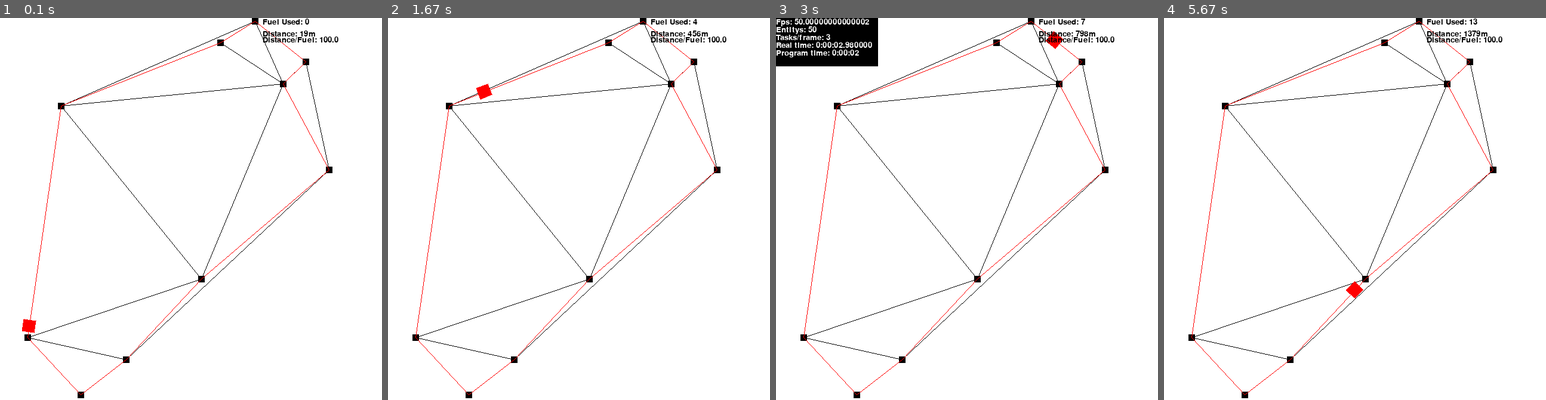
Above: before the commit, frames 1-4 (left to right).
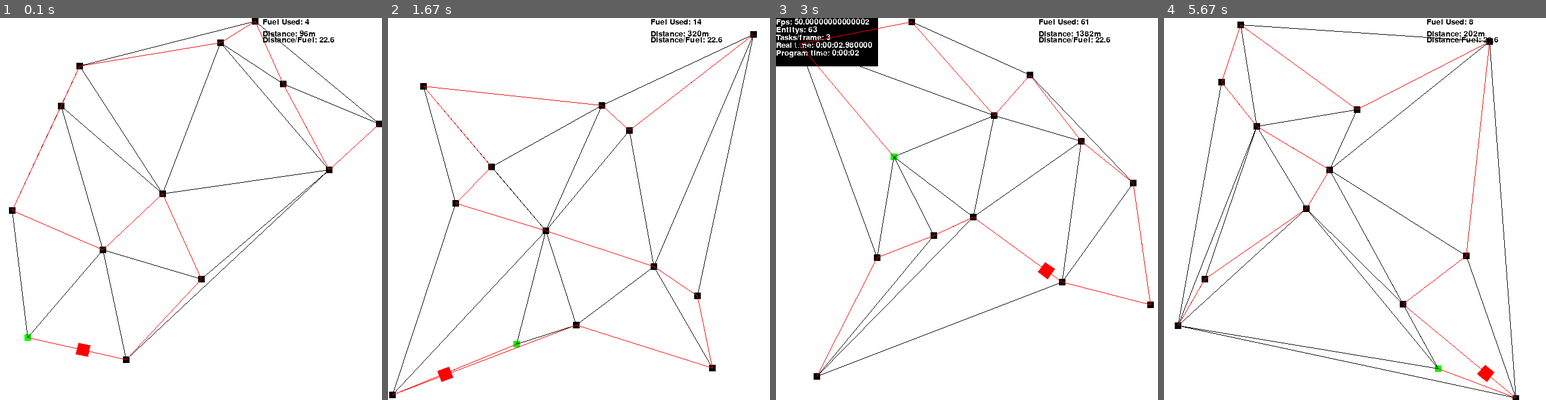
Above: after the commit, the same moments.

Repository: freshollie/ECU178A4
Game: pygame game, started from Main.py
The game is run twice, just before and just after one commit, with the same random seed, the same clock (stepped at 60 frames per second) and the same inputs.
Inputs (mouse positions are in pixels of both pictures, inside the frame that each line leads up to):
- Up to frame 1 (0.1 s): no input
- Up to frame 2 (1.67 s): hold D 0.33-0.8 s; move the mouse to (563, 228) at 0.37 s; hold D 0.83-1.3 s; hold A from 1.33 s (still down)
- Up to frame 3 (3 s): release A at 1.87 s; hold A 1.9-2.3 s; hold D 2.33-2.97 s
- Up to frame 4 (5.67 s): hold A 3-3.47 s; hold D 3.5-3.97 s; hold D 4-4.47 s; hold A 4.5-5.03 s; hold A 5.07-5.47 s; hold D from 5.5 s (still down)

The runs differ from the first frame. In frame 1, 2.1% of the frame differs, in the area x 2-100%, y 0-100%; in frame 2, 3.1%; in frame 3, 3.1%; in frame 4, 3.5%, in the area x 2-93%, y 0-100%.

Commit message:
Main simulation done. Looks around the shops and then goes to the shops it needs to and goes home.

Diff:
--- a/Main.py
+++ b/Main.py
@@ -11,6 +11,32 @@
 
 FPS = 50
 
+def dot(vA, vB):
+    return vA[0]*vB[0]+vA[1]*vB[1]
+
+def ang(p1, p2, p3, p4):
+    # Get nicer vector form
+    vA = [(p1[0]-p2[0]), (p1[1]-p2[1])]
+    vB = [(p3[0]-p4[0]), (p3[1]-p4[1])]
+    # Get dot prod
+    dot_prod = dot(vA, vB)
+    # Get magnitudes
+    magA = dot(vA, vA)**0.5
+    magB = dot(vB, vB)**0.5
+    # Get cosine value
+    cos_ = dot_prod/magA/magB
+    # Get angle in radians and then convert to degrees
+    angle = math.acos(dot_prod/magB/magA)
+    # Basically doing angle <- angle mod 360
+    ang_deg = math.degrees(angle)%360
+
+    if ang_deg-180>=0:
+        # As in if statement
+        return 360 - ang_deg
+    else:
+
+        return ang_deg
+
 def find_intersection(p0, p1, p2, p3):
     """
     Find intersection takes the start and end points of 2 lines and
@@ -102,7 +128,7 @@
         return self.__str__()
 
     def __str__(self):
-        return str(self.getPos())
+        return "Shop(%s)" %(self.getPos())
     #def render(self, renderer):
      #   Rectangle.render(self, renderer)
 
@@ -129,10 +155,32 @@
 
         for shop in self.shopDict:
             for otherShop in self.shopDict[shop]:
+
                 a = find_intersection(shop.getPos(), otherShop.getPos(), line[0], line[1])
+
                 if a:
                     #Rectangle(pos = a, size = [20,20], colour = [255,0,0]).render(DisplayDriver.engine)
                     return False
+        return True
+
+    def notSmallAngle(self, line):
+        """
+        Returns true if the road isnt at a really small angle with another road
+        """
+
+        for shop in self.shopDict:
+            for otherShop in self.shopDict[shop]:
+                a = float("inf")
+
+                if line[1] == otherShop.getPos():
+                    a = ang(line[0],line[1], otherShop.getPos(), shop.getPos())
+
+                if a < 15:
+                    print(line, otherShop, shop)
+                    #Line(start = line[0], end = line[1], colour = [0,255,0]).render(DisplayDriver.engine)
+                    #Line(start = otherShop.getPos(), end = shop.getPos(), colour = [0,255,0]).render(DisplayDriver.engine)
+                    return True
+
         return True
 
     def orderDistance(self, fromPoint, toPoints, take=-1):
@@ -193,7 +241,6 @@
         for shop in self.shopDict:
             orderedShopDict[shop] = self.orderDistance(shop, self.shopDict)
 
-
         """
         Then connect the points to their closest points without overlapping lines
         and store these connections
@@ -205,7 +252,7 @@
                 if orderedShopDict[shop]:
                     otherShop = orderedShopDict[shop][0]
                     if otherShop not in self.shopDict[shop] and shop not in self.shopDict[otherShop]:
-                        if self.notIntersect([shop.getPos(), otherShop.getPos()]):
+                        if self.notIntersect([shop.getPos(), otherShop.getPos()]) and self.notSmallAngle([shop.getPos(), otherShop.getPos()]):
                             self.shopDict[shop].append(otherShop)
                             self.shopDict[otherShop].append(shop)
                             shouldBreak = False
@@ -242,6 +289,16 @@
 
         return self.shopDict[node]
 
+    def getShops(self):
+        return list(self.shopDict.keys())
+
+    def getShopFromPosition(self, position):
+        for shop in self.shopDict:
+            if position.getDist(shop.getPos())<1:
+                return shop
+
+        return False
+
     def render(self, renderer):
         for shop in self.shopDict:
             shop.render(DisplayDriver.engine)
@@ -258,23 +315,22 @@
 
 class Simulation():
     def __init__(self):
-        self.town = Town(maxShops = 10)
-        self.town.render(DisplayDriver.engine)
-        self.robot = Robot(random.choice(list(self.town.shopDict)), town = self.town)
-        self.robot.render(DisplayDriver.engine)
-
-        self.consumeText = OnscreenText(pos = [Globals.RESOLUTION[0]-200,0], text = '', size = 20)
-        self.consumeText.render(DisplayDriver.engine)
-
-        self.distanceText = OnscreenText(pos = [Globals.RESOLUTION[0]-200,20], text = '', size = 20)
-        self.distanceText.render(DisplayDriver.engine)
-
-        self.contraintsText = OnscreenText(pos = [Globals.RESOLUTION[0]-200,30], text = '', size = 20)
-        self.contraintsText.render(DisplayDriver.engine)
-
+        DisplayDriver.eventManager.bind(KEYDOWN, self.takeInput)
+        self.taskId = None
+        self.generate()
+        self.start()
 
 
     def tick(self):
+        if not self.robot:
+            return
+
+        if self.robot.status == "Finished":
+            Sequence(DisplayDriver.engine, Wait(2), Func(self.reset)).start()
+            DisplayDriver.engine.removeTask(self.taskId)
+            self.taskId = None
+            return
+
         self.robot.tick()
         self.distanceText.setText('Distance: %sm' %(int(self.robot.getDistanceTraveled())))
         self.consumeText.setText('Fuel Used: %s' %(int(self.robot.getFuelUsed())))
@@ -284,47 +340,46 @@
         except ZeroDivisionError:
             pass
 
-class lel():
-    def __init__(self):
-        self.t = None
-        self.rs = []
-        self.mouseText = OnscreenText(pos=[0,0], text = '', size = 20)
-        self.mouseText.render(DisplayDriver.engine)
-
-    def new(self, event=None):
-        if event == None or event.key != K_a:
-            if self.t:
-                self.t.destroy()
-            for r in self.rs:
-                r.destroy()
-            self.t = Town(maxShops=15)
-            self.t.render(DisplayDriver.engine)
-        else:
-            if self.t:
-                self.rs.append(Robot(random.choice(list(self.t.shopDict)), town = self.t))
-                self.rs[-1].render(DisplayDriver.engine)
-
-
-    def kek(self, event):
-        self.mouseText.setPos(event.pos)
-        self.mouseText.setText(str(event.pos))
-
-    def tick(self):
-        for r in self.rs:
-            r.tick()
-
-#l = lel()
-
-#l.new()
-
-#DisplayDriver.engine.addTask(l.new, [None])
-#DisplayDriver.eventManager.bind(KEYDOWN, l.new)
-#DisplayDriver.eventManager.bind(MOUSEMOTION, l.kek)
-
+    def generate(self):
+
+        self.town = Town(maxShops = 13)
+        self.town.render(DisplayDriver.engine)
+
+        homeNode = random.choice(list(self.town.shopDict))
+        homeNode.setColour([0,255,0])
+
+
+        self.robot = Robot(homeNode, town = self.town)
+        self.robot.render(DisplayDriver.engine)
+
+        self.consumeText = OnscreenText(pos = [Globals.RESOLUTION[0]-200,0], text = '', size = 20)
+        self.consumeText.render(DisplayDriver.engine)
+
+        self.distanceText = OnscreenText(pos = [Globals.RESOLUTION[0]-200,20], text = '', size = 20)
+        self.distanceText.render(DisplayDriver.engine)
+
+        self.contraintsText = OnscreenText(pos = [Globals.RESOLUTION[0]-200,30], text = '', size = 20)
+        self.contraintsText.render(DisplayDriver.engine)
+
+    def takeInput(self, event):
+        if event.key == K_a:
+            self.reset()
+
+    def reset(self):
+        self.consumeText.removeNode()
+        self.distanceText.removeNode()
+        self.robot.destroy()
+        self.town.destroy()
+        self.contraintsText.removeNode()
+        if self.taskId:
+            DisplayDriver.engine.removeTask(self.taskId)
+        self.generate()
+        self.start()
+
+    def start(self):
+        self.taskId = DisplayDriver.engine.addTask(self.tick)
 
 sim = Simulation()
-
-DisplayDriver.engine.addTask(sim.tick)
 
 DisplayDriver.engine.setFrameRate(Globals.FPS)
 DisplayDriver.engine.graphics.setRes(Globals.RESOLUTION)
--- a/Robot.py
+++ b/Robot.py
@@ -2,6 +2,8 @@
 import math
 import Globals
 import time
+import random
+import threading
 
 class Route:
     """
@@ -12,6 +14,7 @@
         self.path = path # Store the path
         self.originalPath = path[:] #Take a copy of the stored path
         self.lines = []
+        self.finished = False
         for i in range(len(path)-1): # Generate graphical lines representing the paths
             self.lines.append(Line(path[i].getPos(),
                                    path[i+1].getPos(),
@@ -22,9 +25,16 @@
         Returns the next point in route
         """
         if not self.path:
+            self.finished = True
             self.reset()
 
-        return self.path.pop()
+        return self.path.pop(0)
+
+    def getRoute(self):
+        return self.path
+
+    def isFinished(self):
+        return self.finished
 
     def reset(self):
         """
@@ -52,6 +62,8 @@
 
     It will find the path around a town and move around that path
     """
+
+    MASS = 1000 # grams
 
     def __init__(self,
                  homeNode,
@@ -63,12 +75,11 @@
                            size = [20,20],
                            colour = [255, 0, 0])
 
-        #
         self.homeNode = homeNode
         self.distanceTraveled = 0
         self.fuelUsed = 0
-        self.velocity = 1000
-        self.turnSpeed = 300
+        self.velocity = 5000
+        self.turnSpeed = 3000
         self.town = town
         self.route = None
         self.bearing = 1
@@ -76,7 +87,9 @@
         self.setBearing(0)
         self.targetShop = []
         self.calcPath()
+
         self.status = "Hunt"
+        self.shopsVisited = []
 
     def setBearing(self, bearing):
         """
@@ -89,7 +102,7 @@
         self.setRotation(self.bearing)
 
     def consumeFuel(self, distance):
-        self.fuelUsed += self.velocity / 100000 * distance
+        self.fuelUsed += self.velocity / 112987.3284729384 * distance
         self.distanceTraveled += distance
 
     def getFuelUsed(self):
@@ -104,31 +117,36 @@
         """
 
         if abs(self.bearing - targetBearing)<(self.turnSpeed/Globals.FPS):
+            # If the angle it needs to turn is less than it would turn this tick
             self.setBearing(targetBearing)
             return
 
         bearing = self.bearing
 
-        if targetBearing>bearing:
+        if targetBearing>bearing: # Calculates the optimal direction to turn
             difference = targetBearing - bearing
+
             if difference > 180:
                 turnModifier = -1
+
             else:
                 turnModifier = 1
+
         else:
             difference = bearing - targetBearing
 
             if difference > 180:
                 turnModifier = 1
+
             else:
                 turnModifier = -1
 
-        self.setBearing(self.bearing+(self.turnSpeed/Globals.FPS*turnModifier))
-
-
-    def reccurPath(self, currentShop, previousShops, pathLength):
-        """
-        Reccurr path runs a brute force traveling salesman solution.
+        self.setBearing(self.bearing+(self.turnSpeed/Globals.FPS*turnModifier)) # Turns in the direction relative to turn speed
+
+
+    def reccurPath(self, currentShop, previousShops, pathLength, toVisit, lastMatters = False):
+        """
+        Recur path runs a brute force traveling salesman solution.
 
         It will return the fastest route around all of the shops in the order they
         will be navigated
@@ -136,42 +154,131 @@
 
         connectingShops = self.town.getConnections(currentShop) # Find the shops that are connected to the current shop
 
+        highestList = []
+        middleList = []
+        bottomList = []
+
+        if set(toVisit).issubset(set(previousShops)):
+            # If we have visited all the shops we need to
+            if lastMatters:
+                # If we care about the last shop we visit
+                if previousShops[-1] == toVisit[-1]:
+                    # Make sure that the last shop we visited was the last shop we need to
+                    yield (previousShops[:], pathLength) # Yield the path along with its length
+                    return
+
+            else:
+                yield (previousShops[:], pathLength)
+                return
+
+        testToVisit = toVisit[:]
+        del testToVisit[-1]
+
+        if toVisit[-1] in connectingShops and set(testToVisit).issubset(set(previousShops)) and not lastMatters:
+            # If we are at the end of the route, then we have found a valid route
+            yield (previousShops[:] + [toVisit[-1]], pathLength + previousShops[-1].getPos().getDist(toVisit[-1].getPos()))
+            return
+
         for shop in connectingShops:
+            if len(previousShops) > 2:
+                shouldContinue = False
+
+                for i in range(len(previousShops)):
+                    if i>0:
+                        if previousShops[i-1] == currentShop and previousShops[i] == shop:
+                            shouldContinue = True
+
+                if shouldContinue:
+                    continue
+
+            if len(previousShops)>1:
+                if previousShops[-2] == shop:
+                    continue
 
             if shop in previousShops:
-                continue # If the selected next shop has already been used it will be ignored
+                #bottomList.append(shop)
+                continue
+
+            if shop in toVisit:
+                highestList.append(shop)
+
+            else:
+                middleList.append(shop)
+
+        for shop in highestList + middleList + bottomList:
 
             # New shop found so recur for that shop with new perameters
-            returnValue = self.reccurPath(shop, previousShops[:]+[shop], pathLength + currentShop.getPos().getDist(shop.getPos()))
-
-            if returnValue != False: # If false is returned then no valid route was found for that shop
-                return returnValue # Return the valid route
-
-        if self.homeNode in connectingShops and len(previousShops) == len(self.town.shopDict):
-            # If we are at the end of the route, then we have found a valid route
-            return previousShops[:] + [self.homeNode]
-        else:
-            # Run out of shops and we are at the end of the route, so return False show not a valid route
-            return False
-
-
-    def calcPath(self):
-        """
-        Finds and stores a path around the town
+            paths = self.reccurPath(shop, previousShops[:]+[shop], pathLength + currentShop.getPos().getDist(shop.getPos()), toVisit, lastMatters = lastMatters)
+
+            for path in paths:
+                if path != False: # If false is returned then no valid route was found for that shop
+                    yield path
+
+
+        # Run out of shops and we are at the end of the route, so return False show not a valid route
+        yield False
+
+    def getRandomShopsToVisit(self):
+        newToVisit = []
+        toVisit = self.town.getShops()
+        toVisit.remove(self.homeNode)
+
+        for i in range(random.randint(1,len(toVisit))):
+            shop = random.choice(toVisit)
+            shop.setColour([0,0,255])
+            newToVisit.append(shop)
+            toVisit.remove(shop)
+
+        #toVisit.remove(self.homeNode)
+        toVisit = newToVisit
+
+        return toVisit
+
+    def calcPath(self, toVisit = [], lastMatters = False):
+        """
+        Finds and stores a path around the town to the given shops.
+        if no shops are given then a route around the town is found.
         """
 
         if not self.town:
             # If there is no given town then this won't work so return
             return
 
-        path = self.reccurPath(self.homeNode, [self.homeNode], 0)
-
-        if path:
-            self.route = Route(path) # Make a route object of the found path
-
-        else:
-            print(path)
-
+        if not toVisit:
+            toVisit = self.town.getShops()
+            toVisit.remove(self.homeNode)
+
+        currentShop = self.town.getShopFromPosition(self.getPos())
+
+        paths = self.reccurPath(currentShop, [currentShop], 0, toVisit, lastMatters = lastMatters) # Generator object to find all the valid paths
+
+        shortestLength = float("inf")
+        shortestPath = None
+        startTime = time.time()
+
+        for path in paths:
+            # Check each new generated path to find the shortest one
+            if not path:
+                continue
+
+            if path[1] < shortestLength:
+                shortestLength = path[1]
+                shortestPath = path[0]
+
+            if time.time()-startTime>30:
+                break # Some paths take too long to check (it's O(n!) complexity) so the loop
+                      # will stop if 30 seconds passes
+
+        if shortestPath == None:
+            return
+
+        if self.route:
+            self.route.destroy() # Unrender the previous route
+
+        self.route = Route(shortestPath) # Make a route object of the found path
+
+        if self.rendered:
+            self.route.render(self.rendered) # Rendering the path for visual reasons
 
     def calcTrigPos(self, distance):
         """
@@ -207,21 +314,28 @@
 
         else:
             # Do the correct trig calculation based on what the bearing is.
+            # Trig works by finding the other 2 sides of the triangle
+            # in this case X and Y from the hypotenuse the distance
+
             if self.bearing<90:
+
                 yPlus = -(math.cos(math.radians(self.bearing))*distance)
                 xPlus = math.sin(math.radians(self.bearing))*distance
 
             elif self.bearing<180:
+
                 bearing = math.radians(self.bearing - 90)
                 xPlus = math.cos(bearing)*distance
                 yPlus = math.sin(bearing)*distance
 
             elif self.bearing<270:
+
                 bearing = math.radians(self.bearing - 180)
                 xPlus = -math.sin(bearing)*distance
                 yPlus = math.cos(bearing)*distance
 
             elif self.bearing<360:
+
                 bearing = math.radians(self.bearing - 270)
                 xPlus = - math.cos(bearing)*distance
                 yPlus = - math.sin(bearing)*distance
@@ -230,11 +344,13 @@
 
     def tick(self):
         """
-        Tick method. Called every new display frame.
-
-        """
-
-        if self.status == "Hunt": # Hunt means go looking around the shops
+        Tick method. Called every new displayed frame
+        """
+
+        if not self.route: # If there is no defined route nothing can be done
+            return
+
+        if self.status == "Hunt" or self.status == "Buy":
 
             if self.targetShop: # If there is a current targetShop
 
@@ -255,9 +371,19 @@
             else:
                 self.targetShop = self.route.getNextPoint()
 
+            if self.route.isFinished():
+
+                if self.status == "Hunt":
+                    newShops = self.getRandomShopsToVisit()
+                    newShops.append(self.homeNode)
+                    self.calcPath(newShops, lastMatters = True)
+                    self.targetShop = self.route.getNextPoint()
+                    self.status = "Buy"
+
+                else:
+                    self.status = "Finished"
+
             self.turn(self.targetShop.getPos().getBearing(self.getPos())) # Turn towards the given bearing
-
-            #self.setPos(self.calcTrigPos(self.velocity*Globals.PixelsPerMetre/Globals.FPS))
 
     def destroy(self):
         if self.route:
